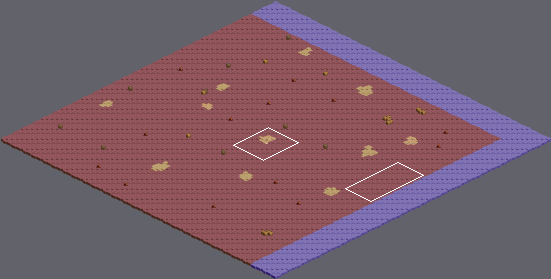
An edit to a level. Tiled map, assets/client/maps/1/tilemap/tilemap.tmx. The first picture is a wide view before the edit; the outline marks the close-up.
Close-up. Earlier state:
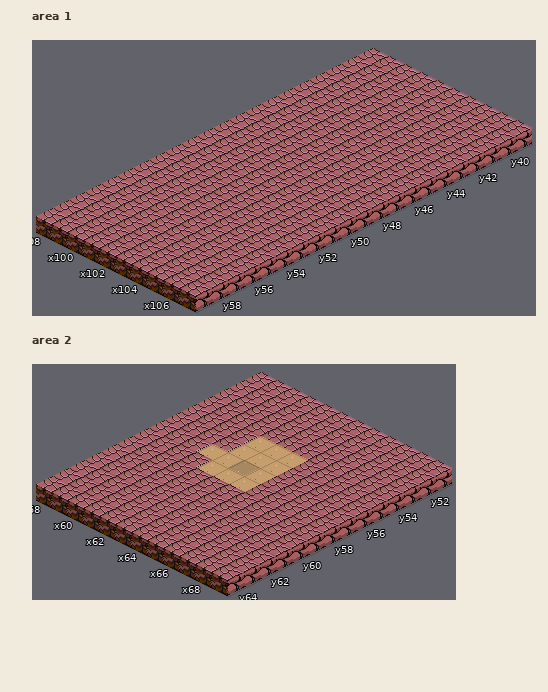
Cells are 64x32 px. Isometric: x runs down to the right, y down to the left. Shown: area 1 x 98..107, y 39..59; area 2 x 58..69, y 51..64. The commit also changed other parts of the map, which this record leaves out.
Now the later version:
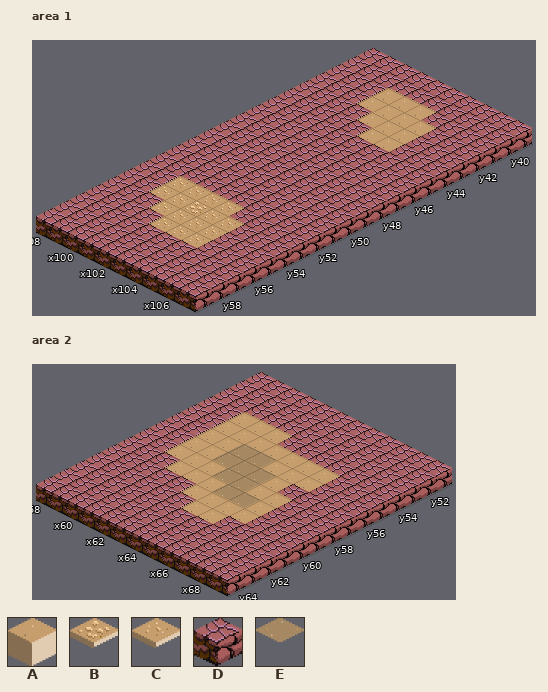
Key: from "tileset": A 84, B 140, C 141, D 294, E 318.
_ is an empty cell.
Changes in this commit:
Layer "third", area 1:
y 41: x 101..103 DDD -> AAA
y 42: x 101..104 DDDD -> AAAA
y 43: x 102..104 DDD -> AAA
y 44: x 103..104 DD -> AA
y 53: x 100..103 DDDD -> CCCC
y 54: x 100..104 DDDDD -> CCBCC
y 55: x 101..104 DDDD -> CCCC
y 56: x 102..104 DDD -> CCC
Layer "third", area 2:
y 54: x 60..62 DDD -> AAA
y 55: x 60..61 DD -> AA; x 65..66 DD -> AA
y 56: x 60..63 DDAA -> AAEE; x 65..66 DD -> AA
y 57: x 60 D -> A; x 62 A -> E; x 64..65 AD -> EA
y 58: x 60..61 DD -> AA; x 63..66 AADD -> EEAA
y 59: x 61..66 DDDDDD -> AAAEEA
y 60: x 63..66 DDDD -> AAAA
y 61: x 64..65 DD -> AA
Pixel boxes of the changes (left, top, right, bottom) in both close-ups:
changed: (357, 88, 436, 152)
changed: (149, 176, 244, 248)
changed: (165, 412, 340, 524)
